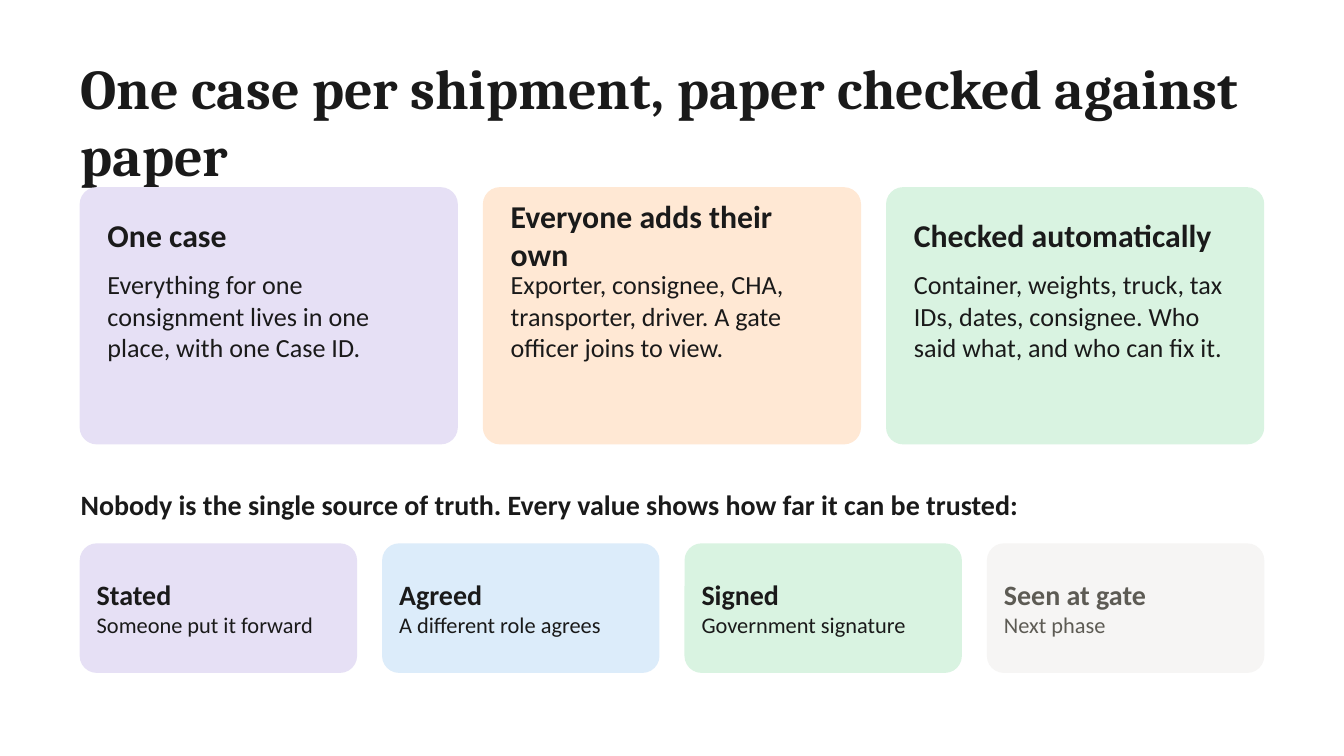
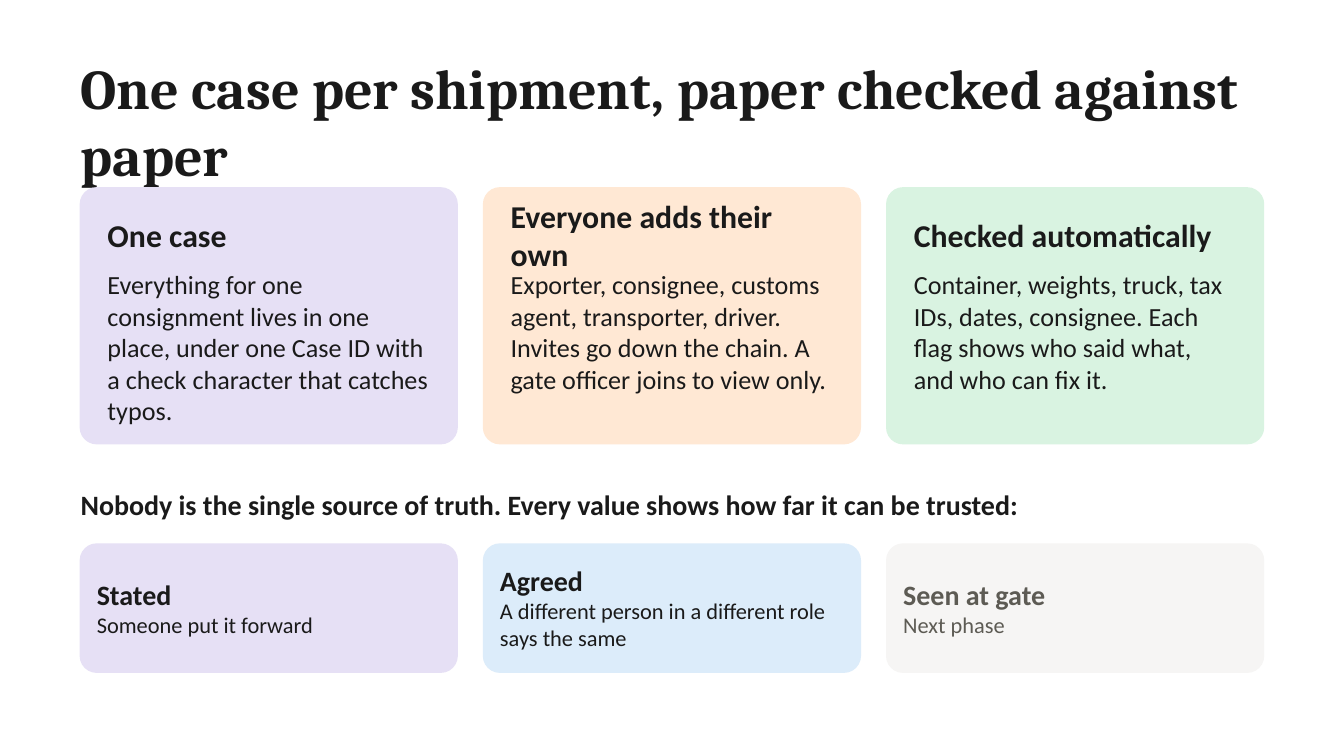
Before and after one commit to theadityasinghal/gateiq, a slide deck: slide 3 of presentation/3_GateIQ_slides.pptx. Drawn at 1344x756 pixels with LibreOffice and Linux fonts; fonts in the diff are those of the drawing. Boxes give left, top, right and bottom in pixels: in the first picture for what was removed or moved away, otherwise in the second. Text is boxed around its words. In the diff, an @@ line names an element or a change of style, - is before the commit and + after.

```diff
--- a/presentation/3_GateIQ_slides.pptx
+++ b/presentation/3_GateIQ_slides.pptx
@@ text at [107, 276, 428, 425]: text changed @@
-Everything for one consignment lives in one place, with one Case ID.
+Everything for one consignment lives in one place, under one Case ID with a check character that catches typos.
@@ text at [511, 276, 826, 394]: text changed @@
-Exporter, consignee, CHA, transporter, driver. A gate officer joins to view.
+Exporter, consignee, customs agent, transporter, driver. Invites go down the chain. A gate officer joins to view only.
@@ text at [914, 276, 1222, 389]: text changed @@
-Container, weights, truck, tax IDs, dates, consignee. Who said what, and who can fix it.
+Container, weights, truck, tax IDs, dates, consignee. Each flag shows who said what, and who can fix it.
@@ rounded rectangle: place and size @@
-rounded rectangle at [81, 544, 356, 672]
+rounded rectangle at [81, 544, 457, 672]
@@ rounded rectangle: place and size @@
-rounded rectangle at [383, 544, 659, 672]
+rounded rectangle at [484, 544, 860, 672]
@@ text "Agreed": place and size @@
-text "Agreed" at [399, 585, 601, 637]
+text "Agreed" at [500, 571, 825, 650]
@@ rounded rectangle removed at [685, 544, 961, 672] @@
@@ rounded rectangle: place and size @@
-rounded rectangle at [988, 544, 1263, 672]
+rounded rectangle at [887, 544, 1263, 672]
@@ text "Seen at gate": place and size @@
-text "Seen at gate" at [1004, 586, 1146, 637]
+text "Seen at gate" at [903, 586, 1045, 637]
@@ text removed at [702, 585, 906, 637] @@
-Signed
-Government signature
@@ text at [500, 603, 825, 650]: text changed @@
-A different role agrees
+A different person in a different role says the same
```
Also in this commit, not shown: 3 other slides changed, 6 other files.
